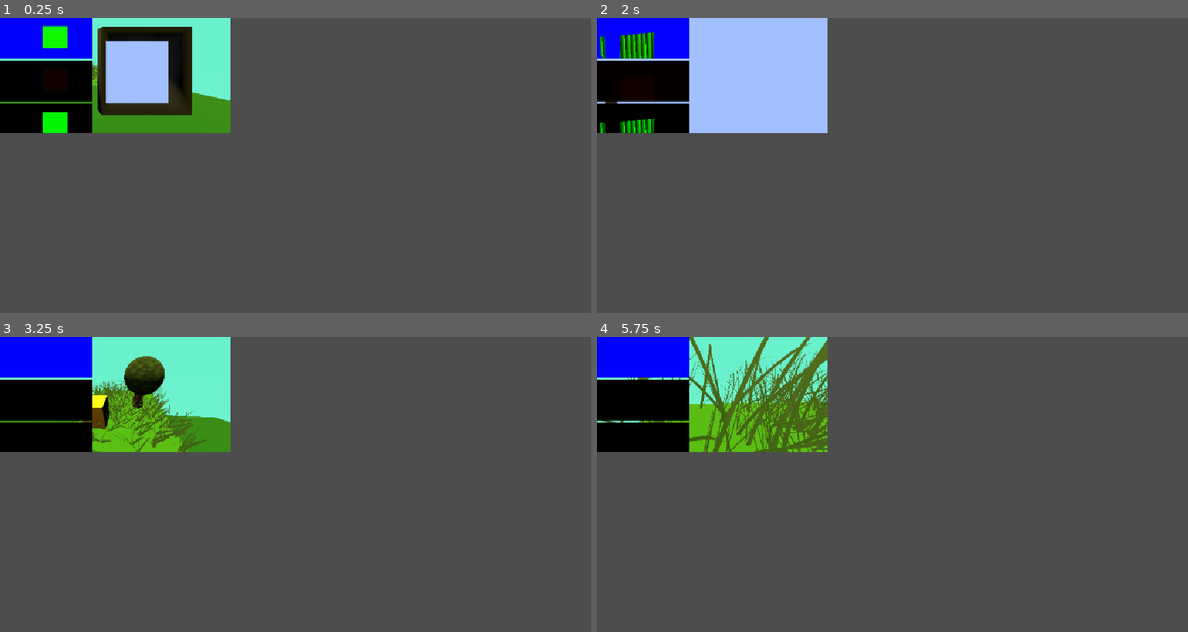
Above: before the commit, frames 1-4 (two rows, left to right).
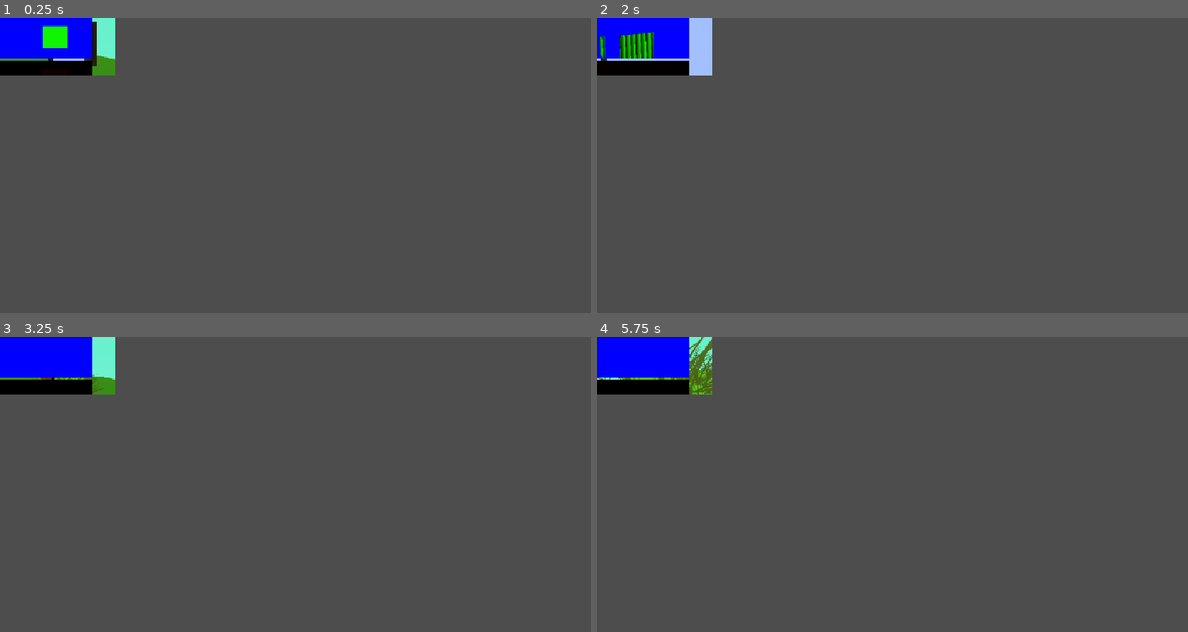
Above: after the commit, the same moments.

Repository: Joshiii03/Custom-Stencil-Buffer
Game: Godot game, scene res://scenes/test_main_4.tscn
Two runs of this game, one before a commit and one after it. Both use one fixed random seed, a clock stepped at 60 frames per second and the inputs below. This scene is started directly instead of the project's main scene.
Inputs (mouse positions are in pixels of both pictures, inside the frame that each line leads up to):
- Up to frame 1 (0.25 s): no input
- Up to frame 2 (2 s): tap Enter (ui_accept) at 0.5, 1.25 s; move the mouse to (1022, 150) at 0.52 s; hold D (move_right) 0.53-1.28 s; hold Shift (shift) 0.53-1.28 s; tap Space (jump) at 0.77, 1.52 s; move the mouse to (862, 165) at 1.27 s; hold W (move_forward) from 1.28 s (still down); tap Shift (shift) at 1.35 s
- Up to frame 3 (3.25 s): keep holding W (move_forward); move the mouse to (307, 478) at 2.02 s; hold Shift (shift) 2.03-2.78 s; tap Enter (ui_accept) at 2.75 s; move the mouse to (289, 490) at 2.77 s; tap Shift (shift) at 2.85 s; tap Space (jump) at 3.02 s
- Up to frame 4 (5.75 s): keep holding W (move_forward); move the mouse to (933, 487) at 3.52 s; hold Shift (shift) 3.53-4.28 s; tap Space (jump) at 3.77, 4.52 s; tap Enter (ui_accept) at 4.25 s; move the mouse to (845, 481) at 4.27 s; tap Shift (shift) at 4.35 s; move the mouse to (898, 484) at 5.02 s; hold Shift (shift) from 5.03 s (still down)

The runs differ from the first frame. In frame 1, 12% of the frame differs, in the area x 0-39%, y 0-39%; in frame 2, 11%; in frame 3, 12%; in frame 4, 12%.

Commit message:
Adjust stencil collision masks and viewport sizing
This commit updates the stencil layer configuration for the player and portal interactions. The player now includes the extra custom layer bit (bit 25) in both collision_layer and collision_mask, and the portal stencil writer meshes/area collision masks are aligned to that stencil-only setup. It also reduces the stencil and screen viewport sizes to a quarter of the window size so the custom stencil render remains correctly scaled in-game.

Diff:
--- a/player/player.gd
+++ b/player/player.gd
@@ -81,8 +81,8 @@
 
 ## changes the colision-layer and -mask of every direct child
 func update_colision() -> void:
-	collision_layer = get_stencil_mask()
-	collision_mask = get_stencil_mask()
+	collision_layer = get_stencil_mask() | int(pow(2, 25))
+	collision_mask = get_stencil_mask() | int(pow(2, 25))
 
 
 func get_stencil_mask() -> int:
--- a/player/player.tscn
+++ b/player/player.tscn
@@ -8,8 +8,7 @@
 [sub_resource type="CapsuleMesh" id="CapsuleMesh_ahg1b"]
 
 [node name="Player" type="CharacterBody3D" unique_id=605510932]
-collision_layer = 9
-collision_mask = 9
+collision_layer = 33554433
 script = ExtResource("1_oul6g")
 
 [node name="CollisionShape3D" type="CollisionShape3D" parent="." unique_id=1692421949]
--- a/portal/portal.tscn
+++ b/portal/portal.tscn
@@ -33,7 +33,7 @@
 
 [node name="StencilWriter1" type="MeshInstance3D" parent="." unique_id=1394330875]
 transform = Transform3D(1, 0, 0, 0, 1, 0, 0, 0, 1, 0, 0, -0.2)
-layers = 2
+layers = 67108864
 material_override = SubResource("ShaderMaterial_vrfwa")
 mesh = SubResource("PlaneMesh_x3c8y")
 script = ExtResource("3_mjjvg")
@@ -41,14 +41,15 @@
 
 [node name="StencilWriter2" type="MeshInstance3D" parent="." unique_id=647614849]
 transform = Transform3D(1, 0, 0, 0, 1, 0, 0, 0, 1, 0, 0, 0.2)
-layers = 2
+layers = 67108864
 material_override = SubResource("ShaderMaterial_x3c8y")
 mesh = SubResource("PlaneMesh_c4dyq")
 script = ExtResource("3_mjjvg")
 metadata/_custom_type_script = "uid://c1v67hmjyub8i"
 
 [node name="Area3D" type="Area3D" parent="." unique_id=1686272738]
-collision_mask = 5
+collision_layer = 0
+collision_mask = 33554432
 
 [node name="CollisionShape3D" type="CollisionShape3D" parent="Area3D" unique_id=1627087673]
 shape = SubResource("BoxShape3D_wp5od")
--- a/scenes/test_main_4.tscn
+++ b/scenes/test_main_4.tscn
@@ -391,8 +391,8 @@
 
 [node name="Player" parent="." unique_id=605510932 instance=ExtResource("1_ogsab")]
 transform = Transform3D(1, 0, 0, 0, 1, 0, 0, 0, 1, 3.9812088, 0, 3.068708)
-collision_layer = 1
-collision_mask = 1
+collision_layer = 67108865
+collision_mask = 67108865
 
 [node name="Layer2" type="Node3D" parent="." unique_id=1917884939]
 
--- a/stencil/stencil_camera.gd
+++ b/stencil/stencil_camera.gd
@@ -34,8 +34,8 @@
 		stencil_viewport.size = EditorInterface.get_editor_viewport_3d(0).size
 		screen_viewport.size = EditorInterface.get_editor_viewport_3d(0).size
 	else:
-		stencil_viewport.size = get_window().size / 2.
-		screen_viewport.size = get_window().size / 2.
+		stencil_viewport.size = get_window().size / 4.
+		screen_viewport.size = get_window().size / 4.
 
 func _process(_delta: float) -> void:
 	set_camera_transform()
